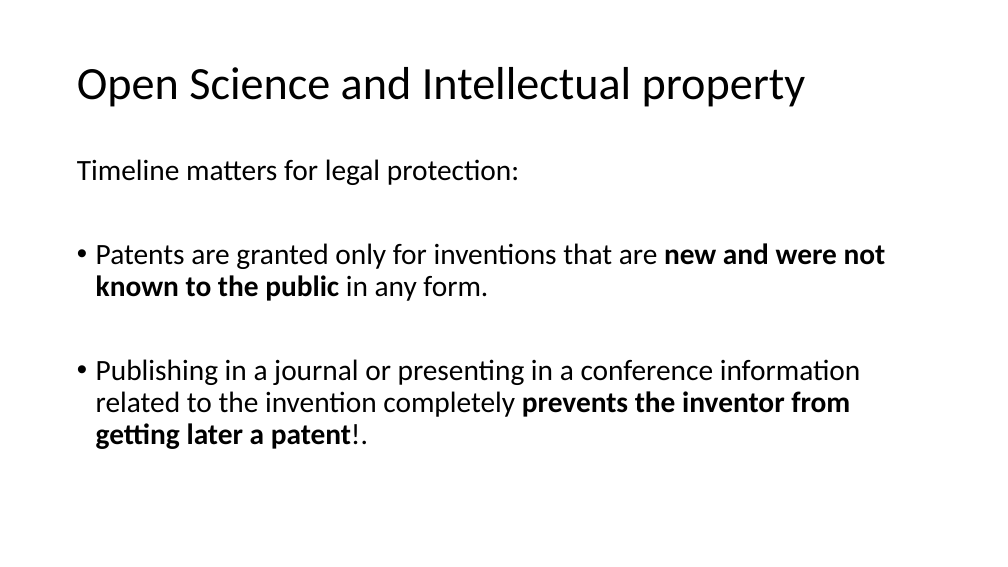
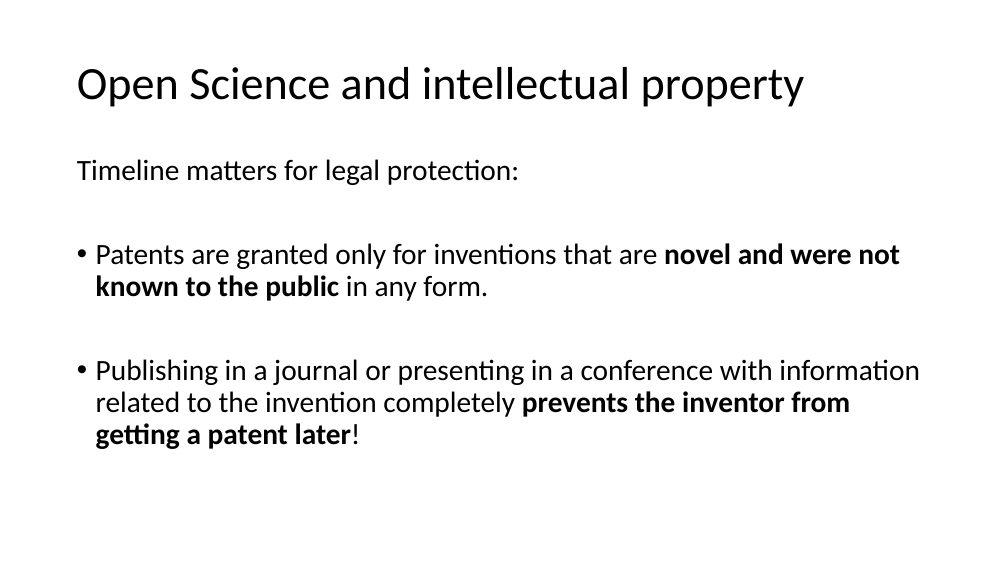
Before and after one commit to tobyhodges/solid-waddle, a slide deck: slide 17 of instructors/OS_Episode_v1.0.pptx. Drawn at 1008x567 pixels with LibreOffice and Linux fonts; fonts in the diff are those of the drawing. Boxes give left, top, right and bottom in pixels: in the first picture for what was removed or moved away, otherwise in the second. Text is boxed around its words. In the diff, an @@ line names an element or a change of style, - is before the commit and + after.

```diff
--- a/instructors/OS_Episode_v1.0.pptx
+++ b/instructors/OS_Episode_v1.0.pptx
@@ title at (77,67,805,107): text changed @@
-Open Science and Intellectual property
+Open Science and intellectual property
@@ text at (96,243,920,449): text changed @@
-• Patents are granted only for inventions that are new and were not known to the public in any form.
-• Publishing in a journal or presenting in a conference information related to the invention completely prevents the inventor from getting later a patent!.
+• Patents are granted only for inventions that are novel and were not known to the public in any form.
+• Publishing in a journal or presenting in a conference with information related to the invention completely prevents the inventor from getting a patent later!
```
Also in this commit, not shown: 7 other slides changed, 6 other files.
